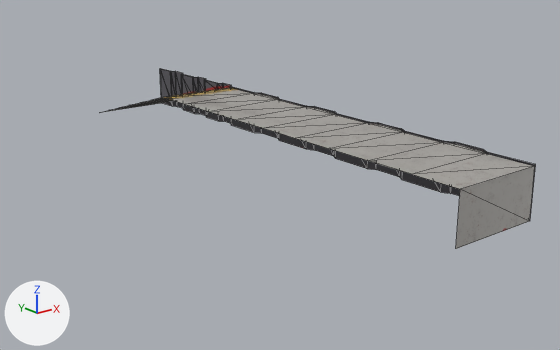
One commit to the COLLADA model garden_demo/models/Moon base dome/meshes/BaseRamp.dae: the scene before it, then after it.
Camera for both pictures: a camera (50 mm lens) standing at (-37.2, 74.4, 15.2) and looking at (2.9, 124.6, -4.9). Every picture has the same lights, and +X, +Y and +Z are marked at lower left. Mesh edges are drawn as thin lines. Vertices at the same position are counted once.

The first picture shows 'BaseRamp'.
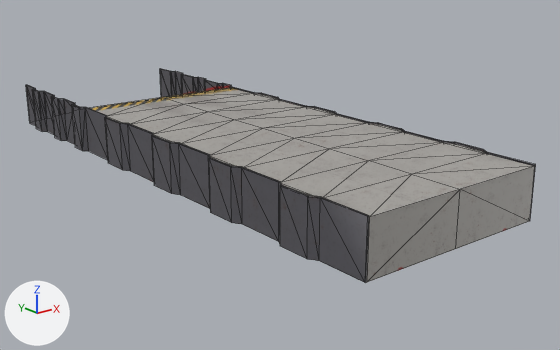
Location of each change, [x1, y1, x2, y2] in pixels of the pictures (560 x 350 px):
'BaseRamp', reshaped (18% wider, 19% taller)
    before: [104, 69, 536, 249]
    after: [26, 69, 536, 283]
part 1 of me_cube_015, added
    after: [26, 85, 460, 283]

Diff of the bpy script that builds the scene:
```diff
--- a/garden_demo/models/Moon base dome/meshes/BaseRamp.dae.py
+++ b/garden_demo/models/Moon base dome/meshes/BaseRamp.dae.py
@@ me_cube_015 @@
 # used by ob_baseramp; location = (0.0, 0.0, 0.0)
-me_cube_015.from_pydata(...)  # 138 vertices, 225 faces; spans x 0.0..8.4, y 103.1..153.1, z -4.0..0.1
+me_cube_015.from_pydata(...)  # 259 vertices, 450 faces; spans x -8.4..8.4, y 103.1..153.1, z -4.0..0.1
+# me_cube_015 part 1
+# 62 vertices are added at x -8.4..-7.9, y 103.1..153.1, z -4.0..0.1
+# 14 new vertices lie (-7.9, 0.0, 0.0) away from vertices in x 0.0, y 103.1..153.1, z -4.0..0.0
+# 8 new vertices lie (-0.4, 0.7, 0.0) away from vertices in x -8.0..-7.9, y 107.1..131.0, z 0.0..0.1
+# 8 new vertices lie (0.0, 0.0, -4.1) away from vertices in x -8.4..-8.0, y 107.1..139.0, z 0.1
+# 10 new vertices lie (0.0, 2.6, 0.0) away from vertices in x -8.4..-8.3, y 107.8..131.7, z -4.0..0.1
+# 19 new vertices lie (0.0, 0.0, 4.1) away from vertices in x -8.4..-7.9, y 111.1..153.1, z -4.0
+# 225 new faces join them
 me_cube_015.materials.append(mat_baseramp)
```
